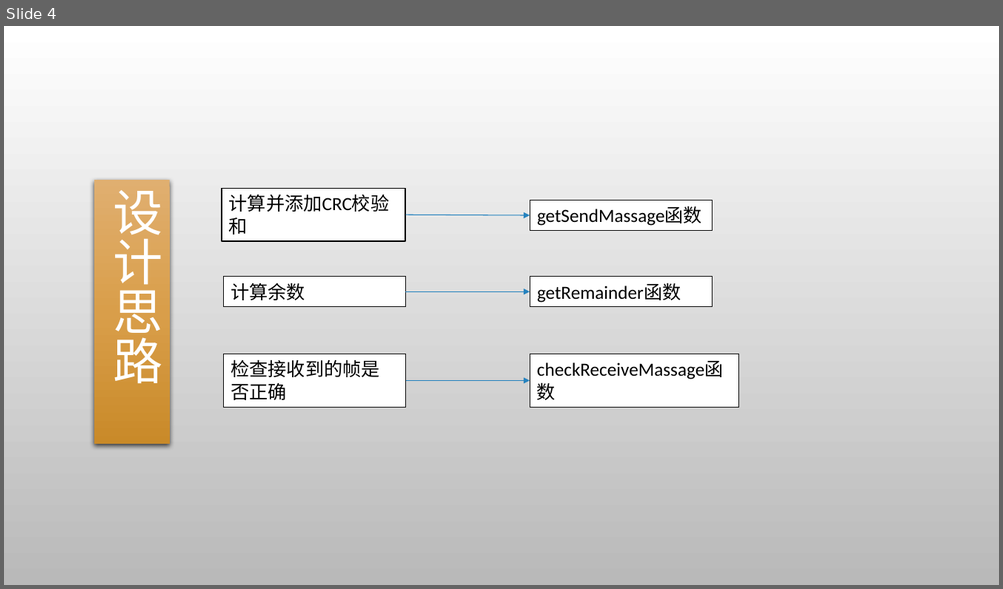
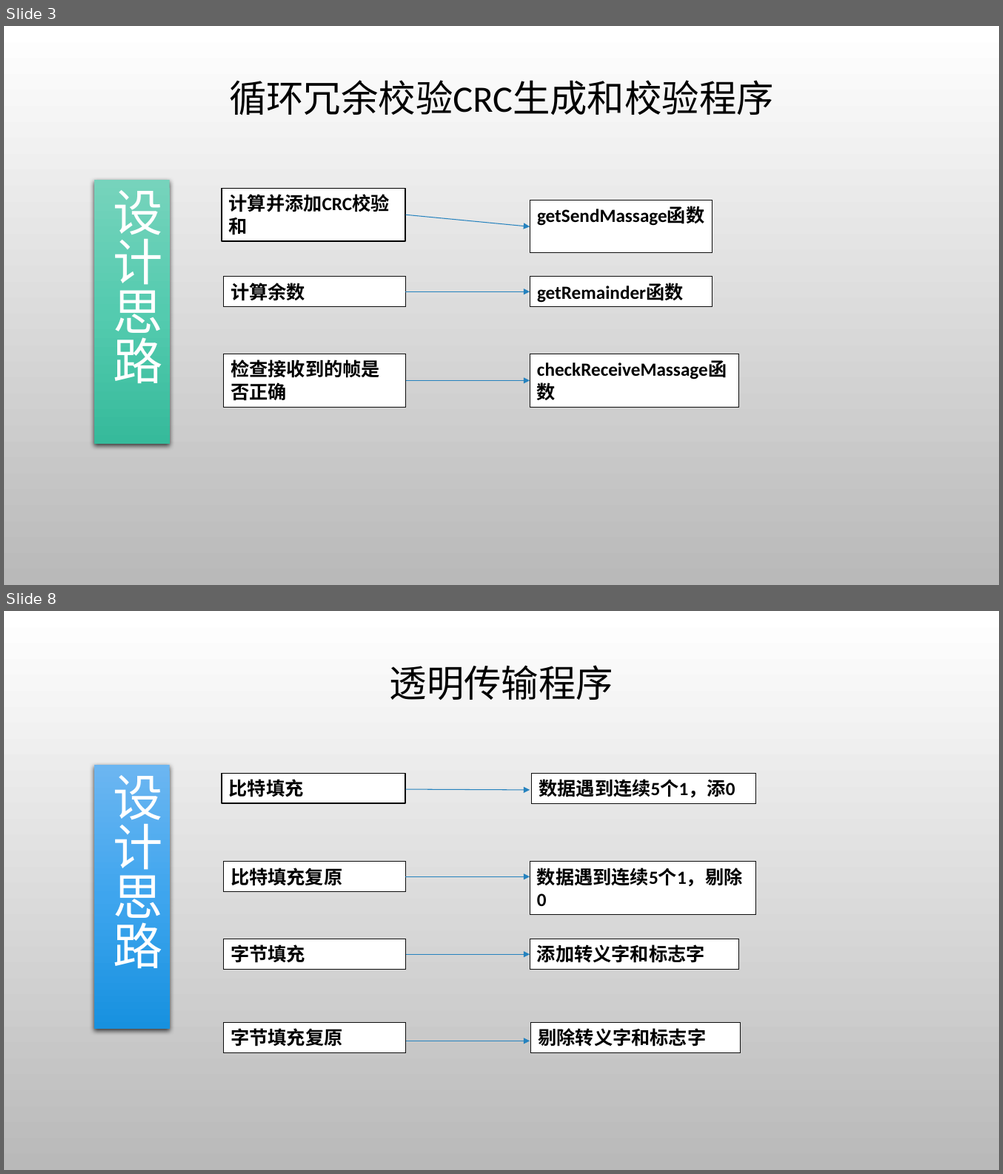
Before and after one commit to gcrth/computer_network, a slide deck: chapter3/ppt/ppt-chapter3.pptx. Shown one above the other, each under a label of ours: slide 4 before the commit, slides 3 and 8 after it; the slides between them are not shown. The pictures are 1003x589 and 1003x1174 pixels, drawn with LibreOffice and Linux fonts; fonts in the diff are those of the drawing; background and template pictures are left out. Boxes give left, top, right and bottom in pixels: in the first picture for what was removed or moved away, otherwise in the second. Text is boxed around its words. In the diff, an @@ line names an element or a change of style, - is before the commit and + after.

```diff
--- a/chapter3/ppt/ppt-chapter3.pptx
+++ b/chapter3/ppt/ppt-chapter3.pptx
@@ slide 8 added at [4, 611, 999, 1170], background picture (left out) @@
@@ text added at [390, 665, 613, 700], 36 pt, text #000000 @@
+透明传输程序
@@ rectangle added at [94, 765, 170, 1029], fill gradient #6CB6F1 to #3FA6EE to #1891DF, 48 pt, text #FFFFFF @@
+设计思路
@@ rectangle added at [221, 774, 405, 803], fill #FFFFFF, outline #000000 1.25 pt, 18 pt, text #000000, bold @@
+比特填充
@@ rectangle added at [532, 774, 756, 803], fill #FFFFFF, outline #0D0D0D 0.75 pt, 18 pt, text #000000, bold @@
+数据遇到连续5个1，添0
@@ arrow added from (405, 789) to (529, 790), #2683BF 0.75 pt @@
@@ rectangle added at [223, 862, 405, 891], fill #FFFFFF, outline #0D0D0D 0.75 pt, 18 pt, text #000000, bold @@
+比特填充复原
@@ arrow added from (405, 877) to (529, 877), #2683BF 0.75 pt @@
@@ rectangle added at [529, 862, 755, 914], fill #FFFFFF, outline #0D0D0D 0.75 pt, 18 pt, text #000000, bold @@
+数据遇到连续5个1，剔除0
@@ rectangle added at [223, 940, 405, 969], fill #FFFFFF, outline #0D0D0D 0.75 pt, 18 pt, text #000000, bold @@
+字节填充
@@ rectangle added at [529, 940, 738, 969], fill #FFFFFF, outline #0D0D0D 0.75 pt, 18 pt, text #000000, bold @@
+添加转义字和标志字
@@ arrow added from (405, 955) to (529, 955), #2683BF 0.75 pt @@
@@ rectangle added at [223, 1023, 405, 1053], fill #FFFFFF, outline #0D0D0D 0.75 pt, 18 pt, text #000000, bold @@
+字节填充复原
@@ rectangle added at [531, 1023, 740, 1053], fill #FFFFFF, outline #0D0D0D 0.75 pt, 18 pt, text #000000, bold @@
+剔除转义字和标志字
@@ arrow added from (405, 1042) to (529, 1042), #2683BF 0.75 pt @@
@@ what was slide 4 is now slide 3 @@
@@ slide 3 changed as well @@
@@ text added at [229, 80, 774, 115], 36 pt, text #000000 @@
+循环冗余校验CRC生成和校验程序
@@ rectangle "设计思路" at [94, 180, 170, 444]: fill gradient #E0B071 to #DA9F4B to #C98A29 to gradient #77D4BC to #54CBAF to #36BA9C @@
@@ bold on in 6 elements at [221, 189, 405, 241], [529, 277, 711, 306], [223, 277, 405, 306], [223, 355, 405, 407], [529, 355, 738, 407], [529, 201, 711, 254] @@
@@ rectangle "getSendMassage函数": place and size @@
-rectangle "getSendMassage函数" at [529, 201, 711, 230]
+rectangle "getSendMassage函数" at [529, 201, 711, 254]
@@ arrow moved from (405, 215) - (529, 215) to (405, 215) - (529, 227) @@
```
Also in this commit, not shown: 2 other slides changed, 28 other slides added, 2 slides removed.
